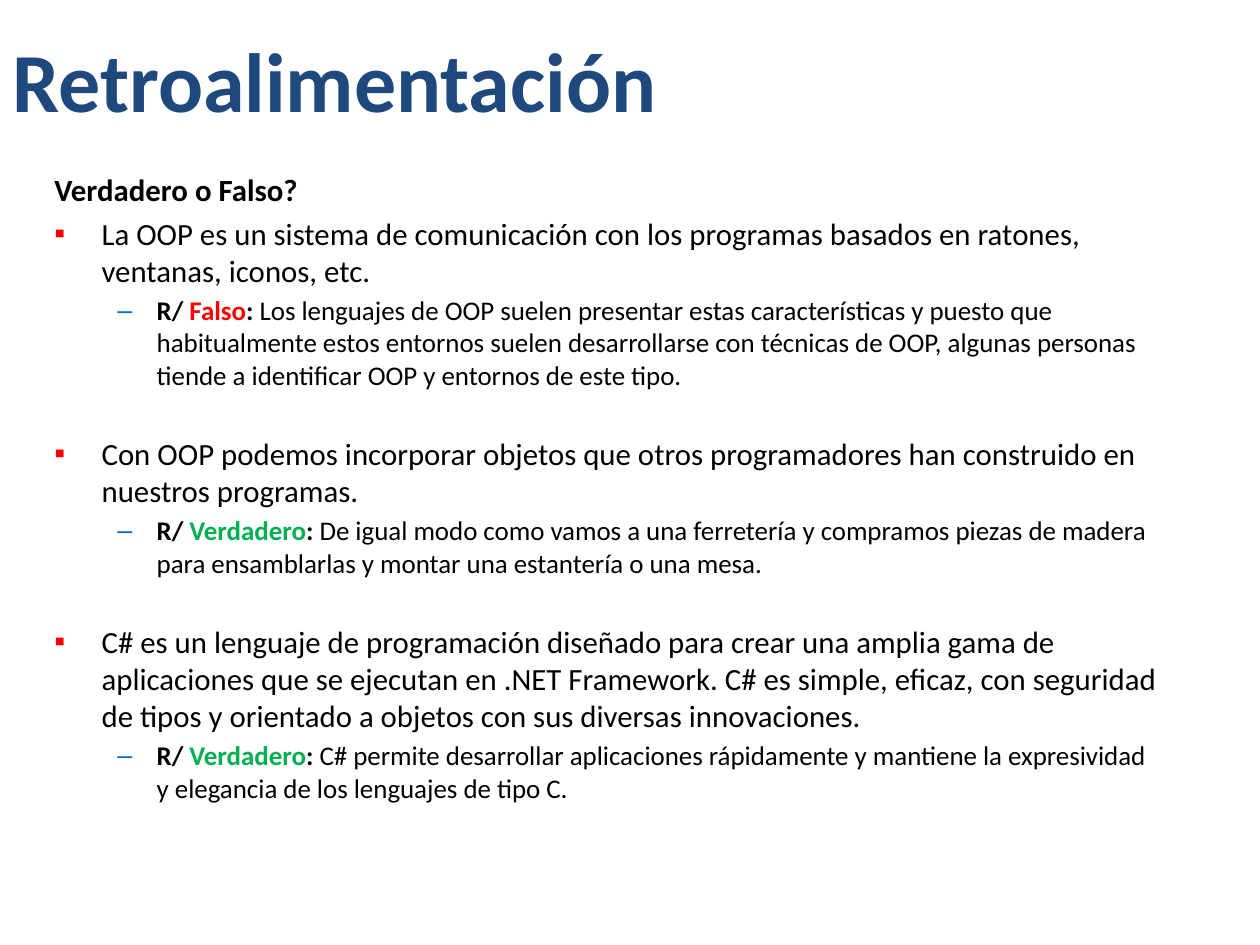
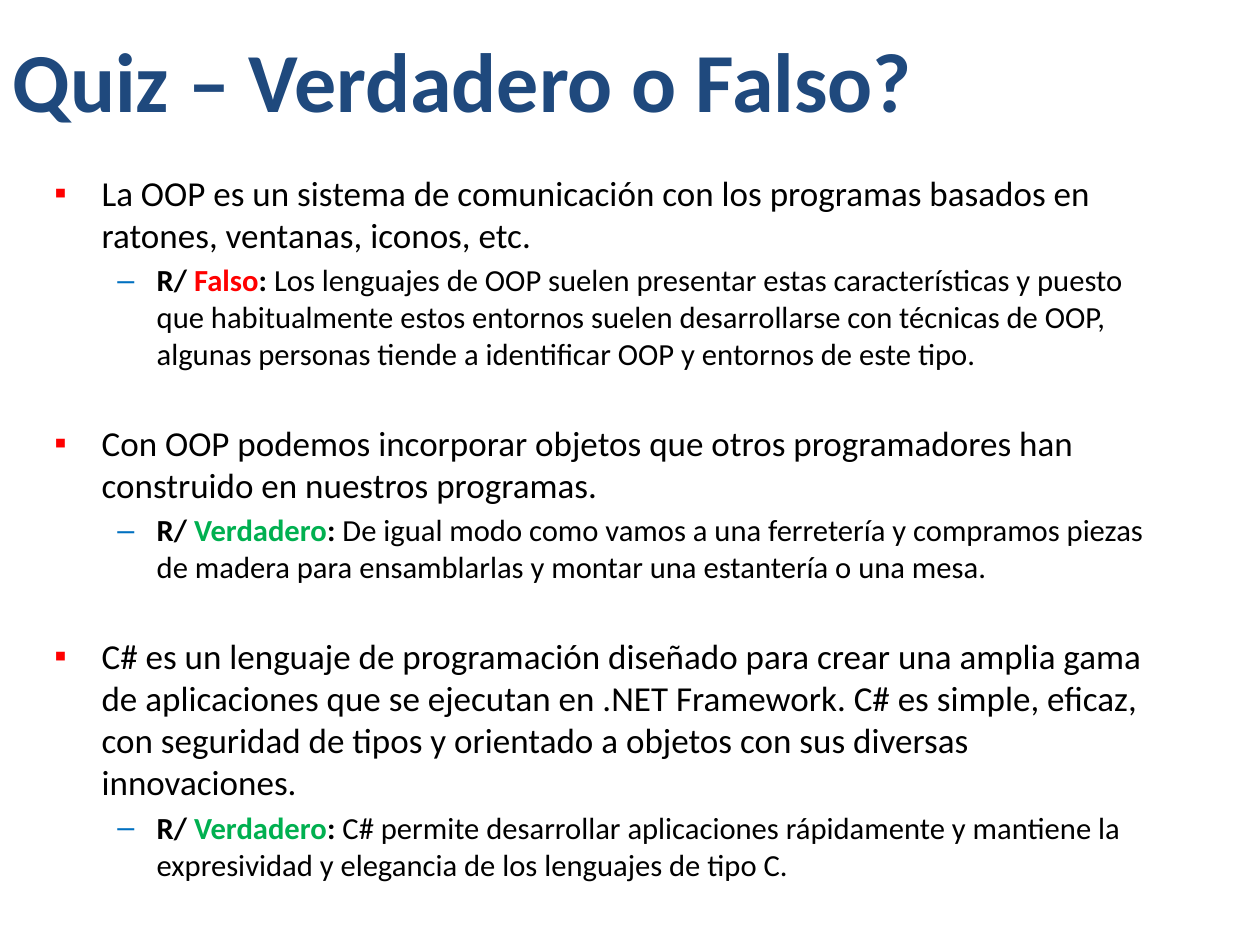
Before and after one commit to Jucer74/BackDevelopment, a slide deck: slide 7 of Classes/BackDev-03-Programación Orientada a Objetos.pptx. Drawn at 1260x945 pixels with LibreOffice and Linux fonts; fonts in the diff are those of the drawing; background and template pictures are left out. Boxes give left, top, right and bottom in pixels: in the first picture for what was removed or moved away, otherwise in the second. Text is boxed around its words. In the diff, an @@ line names an element or a change of style, - is before the commit and + after.

```diff
--- a/Classes/BackDev-03-Programación Orientada a Objetos.pptx
+++ b/Classes/BackDev-03-Programación Orientada a Objetos.pptx
@@ title at (x1=13, y1=53, x2=912, y2=123): text changed @@
-Retroalimentación
+Quiz – Verdadero o Falso?
@@ text "La OOP es un sistema ..." at (x1=102, y1=181, x2=1143, y2=882): size 17.6 to 20 pt in "La OOP es un sistema de comunicación ...", "Con OOP podemos incorporar objetos que otros ...", "C# es un lenguaje de programación diseñado ..."; size 15.4 to 17.5 pt in "R/ Falso: Los lenguajes de OOP suelen ...", "R/ Verdadero: De igual modo como vamos ...", "R/ Verdadero: C# permite desarrollar aplicaciones rápidament ..." @@
@@ text at (x1=54, y1=179, x2=298, y2=202): paragraph removed @@
-Verdadero o Falso?
```
Also in this commit, not shown: 4 other slides changed, 11 slides added, 1 other file.
